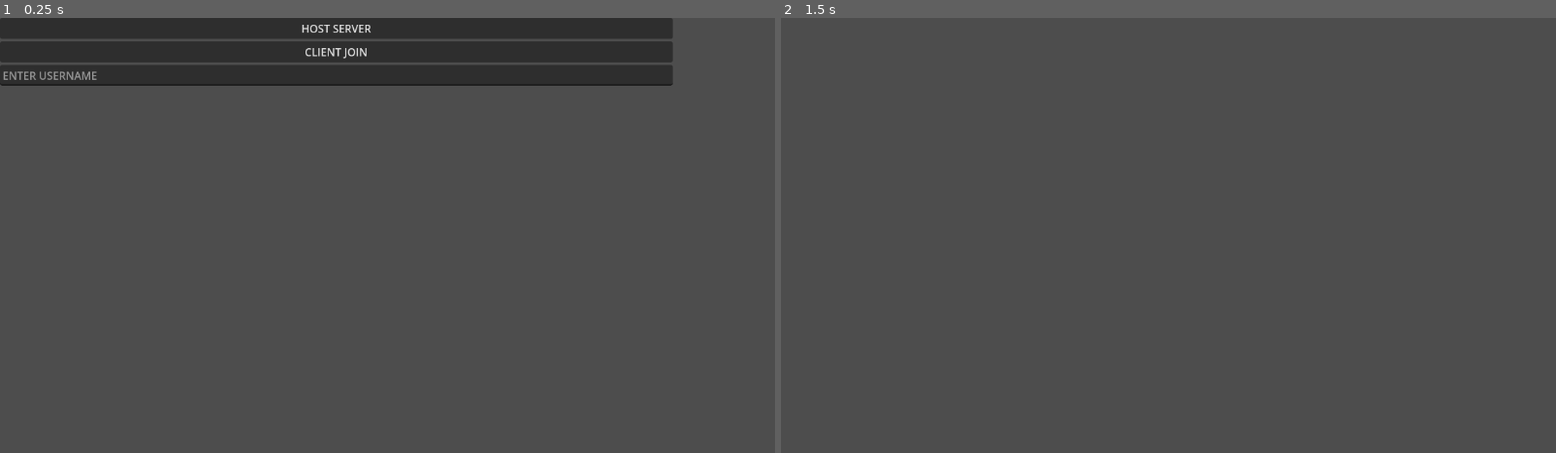
Above: before the commit, frames 1-2 (left to right).
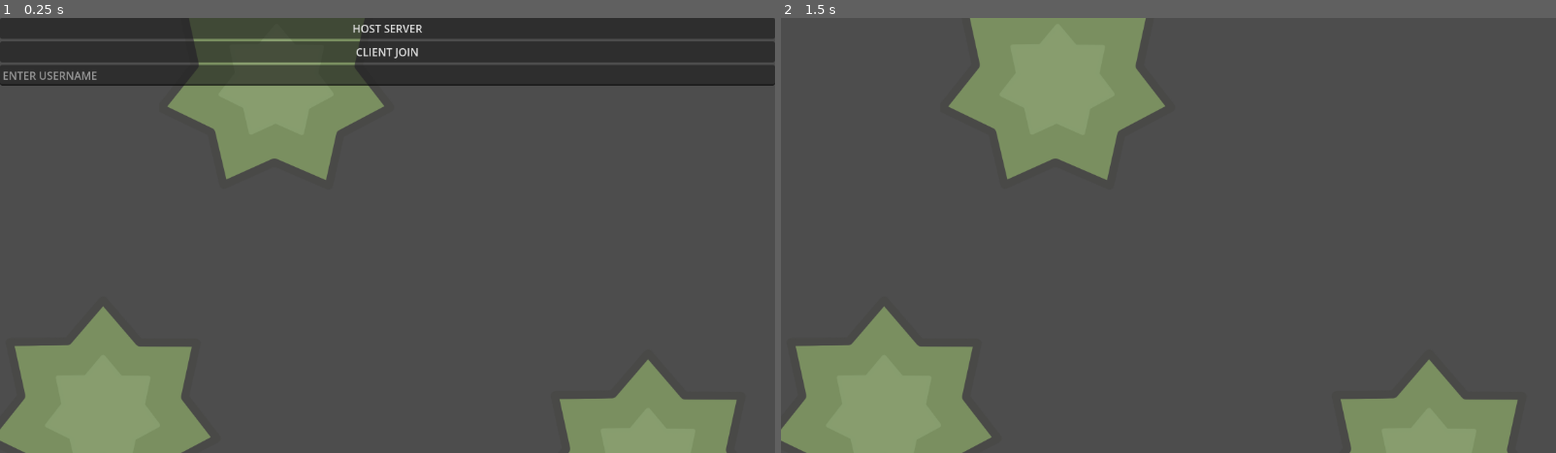
Above: after the commit, the same moments.

Repository: SeiyaU-git/MooMoo-Royale
Game: Godot game, scene res://main2.tscn
The game is run twice, just before and just after one commit, with the same random seed, the same clock (stepped at 60 frames per second) and the same inputs. Before the commit the project starts from res://main.tscn.
Inputs (mouse positions are in pixels of both pictures, inside the frame that each line leads up to):
- Up to frame 1 (0.25 s): no input
- Up to frame 2 (1.5 s): click "CLIENT JOIN" at 0.5 s; tap Enter (chat) at 1.25, 1.35 s; move the mouse to (1339, 213) at 1.27 s; press the mouse at (1339, 213) at 1.28 s; hold D (right) from 1.28 s (still down)

The runs differ from the first frame. In frame 1, 18% of the frame differs, in the area x 0-100%, y 0-100%; in frame 2, 16%.

Commit message:
game ui

Diff:
--- /dev/null
+++ b/UI/game_ui.tscn
@@ -0,0 +1,98 @@
+[gd_scene load_steps=5 format=3 uid="uid://dhea3qmpokodb"]
+
+[ext_resource type="PackedScene" uid="uid://duss0jrbf2g2c" path="res://UI/material_display.tscn" id="1_mp46i"]
+[ext_resource type="Texture2D" uid="uid://de6dyk3atjapq" path="res://UI/icons/Food_Ico.webp" id="2_2oifk"]
+[ext_resource type="Texture2D" uid="uid://ddcw5f7bvsaqq" path="res://UI/icons/Stone_Ico.webp" id="3_dbpsm"]
+[ext_resource type="Texture2D" uid="uid://chqee0hi76sxv" path="res://UI/icons/Gold_Ico.webp" id="4_fy64h"]
+
+[node name="Control" type="Control"]
+layout_mode = 3
+anchors_preset = 15
+anchor_right = 1.0
+anchor_bottom = 1.0
+offset_top = -3.0
+offset_bottom = -3.0
+grow_horizontal = 2
+grow_vertical = 2
+
+[node name="MaterialBox" type="VBoxContainer" parent="."]
+layout_mode = 1
+anchors_preset = 3
+anchor_left = 1.0
+anchor_top = 1.0
+anchor_right = 1.0
+anchor_bottom = 1.0
+offset_left = -110.0
+offset_top = -151.0
+offset_right = -29.0
+offset_bottom = -22.0
+grow_horizontal = 0
+grow_vertical = 0
+theme_override_constants/separation = 10
+alignment = 1
+
+[node name="MaterialDisplay" parent="MaterialBox" instance=ExtResource("1_mp46i")]
+layout_mode = 2
+image = ExtResource("2_2oifk")
+
+[node name="MaterialDisplay2" parent="MaterialBox" instance=ExtResource("1_mp46i")]
+layout_mode = 2
+
+[node name="MaterialDisplay3" parent="MaterialBox" instance=ExtResource("1_mp46i")]
+layout_mode = 2
+image = ExtResource("3_dbpsm")
+
+[node name="AgreBar" type="ProgressBar" parent="."]
+layout_mode = 1
+anchors_preset = 7
+anchor_left = 0.5
+anchor_top = 1.0
+anchor_right = 0.5
+anchor_bottom = 1.0
+offset_left = -265.0
+offset_top = -122.0
+offset_right = 285.0
+offset_bottom = -95.0
+grow_horizontal = 2
+grow_vertical = 0
+value = 100.0
+
+[node name="LeaderBored" type="TextEdit" parent="."]
+layout_mode = 1
+anchors_preset = 1
+anchor_left = 1.0
+anchor_right = 1.0
+offset_left = -176.0
+offset_top = 41.0
+offset_right = -48.0
+offset_bottom = 183.0
+grow_horizontal = 0
+text = "1. moomoo
+2. poopoo
+3. unknown"
+
+[node name="MaterialDisplay" parent="." instance=ExtResource("1_mp46i")]
+layout_mode = 0
+offset_left = 1032.0
+offset_top = 193.0
+offset_right = 1099.0
+offset_bottom = 221.0
+
+[node name="PanelContainer" type="PanelContainer" parent="."]
+layout_mode = 1
+anchors_preset = 2
+anchor_top = 1.0
+anchor_bottom = 1.0
+offset_left = 21.0
+offset_top = -236.0
+offset_right = 218.0
+offset_bottom = -29.0
+grow_vertical = 0
+
+[node name="MaterialDisplay2" parent="." instance=ExtResource("1_mp46i")]
+layout_mode = 0
+offset_left = 20.0
+offset_top = 360.0
+offset_right = 95.0
+offset_bottom = 396.0
+image = ExtResource("4_fy64h")
--- /dev/null
+++ b/UI/material_display.gd
@@ -0,0 +1,20 @@
+@tool
+extends PanelContainer
+
+@onready var texture_rect: TextureRect = $MarginContainer/HBoxContainer/TextureRect
+
+@export var image: Texture2D:
+	set(value):
+		_image = value
+		_sprite_changed()
+	get:
+		return _image
+
+var _image: Texture2D
+
+func _ready() -> void:
+	_sprite_changed()
+
+func _sprite_changed() -> void:
+	if texture_rect:
+		texture_rect.texture = _image
--- /dev/null
+++ b/UI/material_display.tscn
@@ -0,0 +1,29 @@
+[gd_scene load_steps=3 format=3 uid="uid://duss0jrbf2g2c"]
+
+[ext_resource type="Script" uid="uid://b2a1q8h75d38f" path="res://UI/material_display.gd" id="1_hyyga"]
+[ext_resource type="Texture2D" uid="uid://cpcej7qp7iscn" path="res://UI/icons/Wood_Ico.webp" id="1_lfwwp"]
+
+[node name="MaterialDisplay" type="PanelContainer"]
+script = ExtResource("1_hyyga")
+image = ExtResource("1_lfwwp")
+
+[node name="MarginContainer" type="MarginContainer" parent="."]
+layout_mode = 2
+theme_override_constants/margin_left = 4
+theme_override_constants/margin_top = 4
+theme_override_constants/margin_right = 4
+theme_override_constants/margin_bottom = 4
+
+[node name="HBoxContainer" type="HBoxContainer" parent="MarginContainer"]
+layout_mode = 2
+
+[node name="Label" type="Label" parent="MarginContainer/HBoxContainer"]
+layout_mode = 2
+theme_override_font_sizes/font_size = 20
+text = "500"
+horizontal_alignment = 2
+
+[node name="TextureRect" type="TextureRect" parent="MarginContainer/HBoxContainer"]
+layout_mode = 2
+texture = ExtResource("1_lfwwp")
+expand_mode = 2
--- a/UI/start_ui.gd
+++ b/UI/start_ui.gd
@@ -2,6 +2,7 @@
 
 @onready var line_edit: LineEdit = $VBoxContainer/LineEdit
 
+const GAME_UI = preload("uid://dhea3qmpokodb")
 
 func _on_host_button_pressed() -> void:
 	hide()
@@ -20,3 +21,5 @@
 		client_name = "Unknown"
 
 	ClientNetworkGlobals.player_creation_request(ClientNetworkGlobals.id, client_name)
+
+	Layer.load_ui(GAME_UI)
--- /dev/null
+++ b/bush.tscn
@@ -0,0 +1,15 @@
+[gd_scene load_steps=3 format=3 uid="uid://cccds5jrulqvt"]
+
+[ext_resource type="Texture2D" uid="uid://dps434uxdb2oj" path="res://sprites/Sapling1.webp" id="1_brfkd"]
+
+[sub_resource type="CircleShape2D" id="CircleShape2D_nnvrw"]
+radius = 154.20766
+
+[node name="Bush" type="Area2D"]
+
+[node name="Sprite2D" type="Sprite2D" parent="."]
+scale = Vector2(0.5, 0.5)
+texture = ExtResource("1_brfkd")
+
+[node name="CollisionShape2D" type="CollisionShape2D" parent="."]
+shape = SubResource("CircleShape2D_nnvrw")
--- /dev/null
+++ b/bush_scene_loader.tscn
@@ -0,0 +1,37 @@
+[gd_scene load_steps=4 format=3 uid="uid://8gd4bk3q7vek"]
+
+[ext_resource type="Script" uid="uid://58fh0xsvuqhg" path="res://utilities/layers/scene_loader.gd" id="1_uoab3"]
+[ext_resource type="Script" uid="uid://cqiss4r6r6ge2" path="res://utilities/layers/arena_layer_loader.gd" id="2_h1io7"]
+[ext_resource type="PackedScene" uid="uid://cccds5jrulqvt" path="res://bush.tscn" id="3_hg7wg"]
+
+[node name="SceneLoader" type="Node"]
+script = ExtResource("1_uoab3")
+metadata/_custom_type_script = "uid://58fh0xsvuqhg"
+
+[node name="ArenaLayerLoader" type="Node2D" parent="."]
+script = ExtResource("2_h1io7")
+metadata/_custom_type_script = "uid://cqiss4r6r6ge2"
+
+[node name="Bush" parent="ArenaLayerLoader" instance=ExtResource("3_hg7wg")]
+position = Vector2(412, 88)
+
+[node name="Bush2" parent="ArenaLayerLoader" instance=ExtResource("3_hg7wg")]
+position = Vector2(154, 581)
+
+[node name="Bush3" parent="ArenaLayerLoader" instance=ExtResource("3_hg7wg")]
+position = Vector2(964, 660)
+
+[node name="Bush4" parent="ArenaLayerLoader" instance=ExtResource("3_hg7wg")]
+position = Vector2(1149, -323)
+
+[node name="Bush5" parent="ArenaLayerLoader" instance=ExtResource("3_hg7wg")]
+position = Vector2(91, -514)
+
+[node name="Bush6" parent="ArenaLayerLoader" instance=ExtResource("3_hg7wg")]
+position = Vector2(-565, -166)
+
+[node name="Bush7" parent="ArenaLayerLoader" instance=ExtResource("3_hg7wg")]
+position = Vector2(-380, 544)
+
+[node name="Bush8" parent="ArenaLayerLoader" instance=ExtResource("3_hg7wg")]
+position = Vector2(-260, 1297)
--- /dev/null
+++ b/main.gd
@@ -0,0 +1,17 @@
+extends Node
+
+const BUSH = preload("uid://cccds5jrulqvt")
+
+const START_UI = preload("uid://cj3ki0ann1avg")
+const PLAYER_SPAWNER = preload("uid://pfwya8vngey")
+
+func _ready() -> void:
+	Layer.arena = $ArenaLayer
+	Layer.entity = $EntityLayer
+	Layer.ui = $UILayer
+
+	Layer.root = self
+
+	Layer.load_ui(START_UI)
+
+	add_child(PLAYER_SPAWNER.instantiate())
--- a/main.tscn
+++ /dev/null
@@ -1,18 +0,0 @@
-[gd_scene load_steps=3 format=3 uid="uid://b6dkyo6lkvxpf"]
-
-[ext_resource type="PackedScene" uid="uid://cj3ki0ann1avg" path="res://UI/start_ui.tscn" id="1_ig7tw"]
-[ext_resource type="PackedScene" uid="uid://pfwya8vngey" path="res://networking/player_spawner.tscn" id="2_0xm2m"]
-
-[node name="Main" type="Node2D"]
-
-[node name="Control" type="Control" parent="."]
-layout_mode = 3
-anchors_preset = 0
-offset_right = 1000.0
-offset_bottom = 200.0
-
-[node name="StartUI" parent="Control" instance=ExtResource("1_ig7tw")]
-layout_mode = 1
-
-[node name="PlayerSpawner" parent="." instance=ExtResource("2_0xm2m")]
-unique_name_in_owner = true
--- /dev/null
+++ b/main2.tscn
@@ -0,0 +1,12 @@
+[gd_scene load_steps=2 format=3 uid="uid://bqc8dru4hqc15"]
+
+[ext_resource type="Script" uid="uid://bwung2qcgq2m" path="res://main.gd" id="1_oex3p"]
+
+[node name="Main" type="Node"]
+script = ExtResource("1_oex3p")
+
+[node name="EntityLayer" type="Node2D" parent="."]
+
+[node name="ArenaLayer" type="Node2D" parent="."]
+
+[node name="UILayer" type="CanvasLayer" parent="."]
--- a/networking/player_spawner.gd
+++ b/networking/player_spawner.gd
@@ -1,6 +1,7 @@
 extends Node
 
 const PLAYER = preload("res://player/player.tscn")
+const BUSH_SCENE_LOADER = preload("res://bush_scene_loader.tscn")
 
 var player_names: Dictionary
 
@@ -8,7 +9,7 @@
 
 var ids_spawned: Array
 
-func _ready() -> void:
+func _enter_tree() -> void:
 	ServerNetworkGlobals.on_player_spawned.connect(spawn_player)
 	#ClientNetworkGlobals.handle_local_id_assignment.connect(spawn_player)
 	#-->#ClientNetworkGlobals.handle_remote_id_assignment.connect(spawn_player)
@@ -16,6 +17,8 @@
 
 	ServerNetworkGlobals.on_player_deleted.connect(delete_player)
 	ClientNetworkGlobals.handle_player_deletion.connect(delete_player)
+	Layer.arena.add_child(BUSH_SCENE_LOADER.instantiate())
+
 
 func spawn_player(id: int, player_name: String) -> void:
 
@@ -29,14 +32,11 @@
 	player.owner_id = id
 	player.player_name = str(player_name, id) # CHANGE LATER
 
-	call_deferred("add_child", player)
+	Layer.call_deferred("add_element", player, Layer.entity)
 	print("PLAYER SPAWNED")
 
 func delete_player(peer_id: int) -> void:
-
-	for id in ids_spawned:
-		if id == peer_id:
-			for child in get_children():
-				if child is Player:
-					if child.owner_id == peer_id:
-						child.queue_free()
+	ids_spawned.erase(peer_id)
+	for child in get_children():
+		if child is Player and not child.owner_id in ids_spawned:
+			child.queue_free()
--- a/player/player.gd
+++ b/player/player.gd
@@ -1,9 +1,12 @@
 extends CharacterBody2D
 class_name Player
 
-@onready var name_label: Label = $NameLabel
-@onready var text_box: LineEdit = $TextBox
-@onready var chat: PanelContainer = $Chat
+@onready var animation_player: AnimationPlayer = $AnimationPlayer
+
+@export var ui_stuff: Control
+@export var name_label: Label
+@export var text_box: LineEdit
+@export var chat: PanelContainer
 
 var owner_id: int
 var player_name: String
@@ -16,13 +19,13 @@
 
 	ClientNetworkGlobals.handle_player_chat.connect(client_player_chat)
 	#ServerNetworkGlobals.handle_player_chat.connect(player_chat)
-	$NameLabel.text = str(player_name)
+	name_label.text = str(player_name)
 
 	if is_authority:
-		modulate = Color(0.518, 0.553, 1.0, 1.0)
+		modulate = Color(1.0, 0.894, 1.0, 1.0)
 
 	else:
-		modulate = Color(1.0, 0.553, 0.569, 1.0)
+		modulate = Color(1.0, 0.894, 0.882, 1.0)
 
 func _exit_tree() -> void:
 	ServerNetworkGlobals.handle_player_transformation.disconnect(server_handle_player_transformation)
@@ -32,14 +35,23 @@
 	#ServerNetworkGlobals.handle_player_chat.disconnect(player_chat)
 
 func _process(delta: float) -> void:
-	if not is_authority:
-		return
 
+	if is_authority:
+		client_process(delta)
+
+	ui_stuff.rotation = -global_rotation
+
+func client_process(delta: float) -> void:
 	global_position += Input.get_vector("left", "right", "up", "down") * delta * 400
-	look_at(get_global_mouse_position())
+
+	if not animation_player.current_animation == "attack":
+		look_at(get_global_mouse_position())
 
 	var packet: PlayerTransformation = PlayerTransformation.create(owner_id, global_position, global_rotation)
 	packet.send(NetworkHandler.server_peer)
+
+	if Input.is_action_pressed("attack"):
+		animation_player.play("attack")
 
 	if Input.is_action_just_pressed("chat"):
 		text_box.use()
--- a/player/player.tscn
+++ b/player/player.tscn
@@ -9,24 +9,75 @@
 [sub_resource type="CircleShape2D" id="CircleShape2D_onrkg"]
 radius = 39.051247
 
-[node name="CharacterBody2D" type="CharacterBody2D"]
+[sub_resource type="Animation" id="Animation_g6k8r"]
+length = 0.001
+tracks/0/type = "value"
+tracks/0/imported = false
+tracks/0/enabled = true
+tracks/0/path = NodePath("Body:rotation")
+tracks/0/interp = 1
+tracks/0/loop_wrap = true
+tracks/0/keys = {
+"times": PackedFloat32Array(0),
+"transitions": PackedFloat32Array(1),
+"update": 0,
+"values": [0.0]
+}
+
+[sub_resource type="Animation" id="Animation_qjkh3"]
+resource_name = "attack"
+length = 0.50000334
+tracks/0/type = "value"
+tracks/0/imported = false
+tracks/0/enabled = true
+tracks/0/path = NodePath("Body:rotation")
+tracks/0/interp = 1
+tracks/0/loop_wrap = true
+tracks/0/keys = {
+"times": PackedFloat32Array(0, 0.06666667, 0.3),
+"transitions": PackedFloat32Array(1, 1, 1),
+"update": 0,
+"values": [0.0, -1.5707963267948966, 0.0]
+}
+
+[sub_resource type="AnimationLibrary" id="AnimationLibrary_g6k8r"]
+_data = {
+&"RESET": SubResource("Animation_g6k8r"),
+&"attack": SubResource("Animation_qjkh3")
+}
+
+[node name="CharacterBody2D" type="CharacterBody2D" node_paths=PackedStringArray("ui_stuff", "name_label", "text_box", "chat")]
 script = ExtResource("1_rkbax")
+ui_stuff = NodePath("Control")
+name_label = NodePath("Control/NameLabel")
+text_box = NodePath("Control/TextBox")
+chat = NodePath("Control/Chat")
 
-[node name="ToolHammer" type="Sprite2D" parent="."]
+[node name="Body" type="Node2D" parent="."]
+
+[node name="ToolSprite" type="Sprite2D" parent="Body"]
 position = Vector2(54.000004, 15)
 rotation = 0.013345718
 scale = Vector2(0.6, 0.6)
 texture = ExtResource("2_qjkh3")
 
-[node name="PlayerSprite" type="Sprite2D" parent="."]
+[node name="PlayerSprite" type="Sprite2D" parent="Body"]
+position = Vector2(-3.8146973e-06, -9.536743e-07)
 rotation = -1.5707964
-scale = Vector2(0.2, 0.2)
+scale = Vector2(0.20000002, 0.20000002)
 texture = ExtResource("2_g1dw6")
 
 [node name="CollisionShape2D" type="CollisionShape2D" parent="."]
 shape = SubResource("CircleShape2D_onrkg")
 
-[node name="NameLabel" type="Label" parent="."]
+[node name="Control" type="Control" parent="."]
+layout_mode = 3
+anchors_preset = 0
+offset_right = 40.0
+offset_bottom = 40.0
+
+[node name="NameLabel" type="Label" parent="Control"]
+layout_mode = 0
 offset_left = -199.0
 offset_top = -102.0
 offset_right = 1.0
@@ -35,7 +86,8 @@
 text = "NAME"
 horizontal_alignment = 1
 
-[node name="TextBox" type="LineEdit" parent="."]
+[node name="TextBox" type="LineEdit" parent="Control"]
+layout_mode = 0
 offset_left = -33.0
 offset_top = -148.0
 offset_right = 267.0
@@ -44,21 +96,28 @@
 caret_blink = true
 script = ExtResource("3_yw30f")
 
-[node name="Chat" type="PanelContainer" parent="."]
-offset_left = -19.0
-offset_top = -147.0
-offset_right = 21.0
-offset_bottom = -107.0
+[node name="Chat" type="PanelContainer" parent="Control"]
+layout_mode = 0
+offset_left = -46.0
+offset_top = -172.0
+offset_right = -6.0
+offset_bottom = -132.0
+scale = Vector2(2, 2)
 script = ExtResource("3_g1dw6")
 
-[node name="MarginContainer" type="MarginContainer" parent="Chat"]
+[node name="MarginContainer" type="MarginContainer" parent="Control/Chat"]
 layout_mode = 2
 
-[node name="Label" type="Label" parent="Chat/MarginContainer"]
+[node name="Label" type="Label" parent="Control/Chat/MarginContainer"]
 layout_mode = 2
 
-[node name="Timer" type="Timer" parent="Chat"]
+[node name="Timer" type="Timer" parent="Control/Chat"]
 wait_time = 5.0
 one_shot = true
 
-[connection signal="timeout" from="Chat/Timer" to="Chat" method="_on_timer_timeout"]
+[node name="AnimationPlayer" type="AnimationPlayer" parent="."]
+libraries = {
+&"": SubResource("AnimationLibrary_g6k8r")
+}
+
+[connection signal="timeout" from="Control/Chat/Timer" to="Control/Chat" method="_on_timer_timeout"]
--- a/player/text_box.gd
+++ b/player/text_box.gd
@@ -24,5 +24,5 @@
 func close() -> void:
 	hide()
 	release_focus()
-	PlayerChat.create(get_parent().owner_id, text).send(NetworkHandler.server_peer)
+	PlayerChat.create(get_parent().get_parent().owner_id, text).send(NetworkHandler.server_peer)
 	typing = false
--- a/project.godot
+++ b/project.godot
@@ -11,7 +11,7 @@
 [application]
 
 config/name="MooMoo Royale"
-run/main_scene="uid://b6dkyo6lkvxpf"
+run/main_scene="uid://bqc8dru4hqc15"
 config/features=PackedStringArray("4.5", "Forward Plus")
 config/icon="res://sprites/icon.svg"
 
@@ -20,6 +20,7 @@
 ServerNetworkGlobals="*res://networking/server_network_globals.gd"
 ClientNetworkGlobals="*res://networking/client_network_globals.gd"
 NetworkHandler="*res://networking/network_handler.gd"
+Layer="*res://utilities/layers/layer.gd"
 
 [input]
 
@@ -48,3 +49,13 @@
 "events": [Object(InputEventKey,"resource_local_to_scene":false,"resource_name":"","device":-1,"window_id":0,"alt_press …(195 unchanged characters)…
 ]
 }
+attack={
+"deadzone": 0.2,
+"events": [Object(InputEventMouseButton,"resource_local_to_scene":false,"resource_name":"","device":-1,"window_id":0,"alt_pressed":false,"shift_pressed":false,"ctrl_pressed":false,"meta_pressed":false,"button_mask":1,"position":Vector2(219, 16),"global_position":Vector2(228, 64),"factor":1.0,"button_index":1,"canceled":false,"pressed":true,"double_click":false,"script":null)
+]
+}
+lock_direction={
+"deadzone": 0.2,
+"events": [Object(InputEventKey,"resource_local_to_scene":false,"resource_name":"","device":-1,"window_id":0,"alt_pressed":false,"shift_pressed":false,"ctrl_pressed":false,"meta_pressed":false,"pressed":false,"keycode":0,"physical_keycode":88,"key_label":0,"unicode":120,"location":0,"echo":false,"script":null)
+]
+}
--- /dev/null
+++ b/utilities/layers/arena_layer_loader.gd
@@ -0,0 +1,8 @@
+extends LayerLoader
+class_name ArenaLayerLoader
+
+func load_elements() -> void:
+	print("added elements to arena")
+	#Layer.add_element(self, Layer.arena)
+	load_nodes_to(Layer.arena)
+	#queue_free()
--- /dev/null
+++ b/utilities/layers/layer.gd
@@ -0,0 +1,27 @@
+extends Node
+
+var arena: Node2D
+var entity: Node2D
+var ui: CanvasLayer
+
+var root: Node
+
+func add_element(node_2d: Node2D, layer: Node2D) -> Node2D:
+	layer.add_child(node_2d)
+	return node_2d
+
+func load_ui(ui_layer: PackedScene, delete: bool = true) -> Control:
+	if delete:
+		for child in ui.get_children():
+			child.queue_free()
+
+	var _node = ui_layer.instantiate()
+	ui.add_child(_node)
+	return _node
+
+func clear(layer: Node2D) -> void:
+	for child in layer.get_children():
+		child.queue_free()
+
+func get_elements(layer: Node2D) -> Array[Node]:
+	return layer.get_children()
--- /dev/null
+++ b/utilities/layers/layer_loader.gd
@@ -0,0 +1,10 @@
+extends Node2D
+class_name LayerLoader
+
+func load_elements() -> void:
+	pass
+
+
+func load_nodes_to(layer: Node) -> void:
+	for child in get_children():
+		Layer.add_element(child, layer)
--- /dev/null
+++ b/utilities/layers/scene_loader.gd
@@ -0,0 +1,11 @@
+extends Node
+class_name SceneLoader
+
+func _ready() -> void:
+	print("loaded scene")
+	for child in get_children():
+		if child is LayerLoader:
+			child.load_elements()
+
+
+	#call_deferred("queue_free")
Binary file added: UI/icons/Food_Ico.webp
Not shown, added: UI/icons/Food_Ico.webp.import
Binary file added: UI/icons/Gold_Ico.webp
Not shown, added: UI/icons/Gold_Ico.webp.import
Binary file added: UI/icons/Stone_Ico.webp
Not shown, added: UI/icons/Stone_Ico.webp.import
Renamed: sprites/Wood_Ico.webp -> UI/icons/Wood_Ico.webp
Not shown, changed: UI/icons/Wood_Ico.webp.import
Not shown, added: UI/material_display.gd.uid
Not shown, added: main.gd.uid
Not shown: 1 places in player/player.tscn that only renumber resources
Not shown, added: utilities/layers/arena_layer_loader.gd.uid
(and 11 more such lines)
